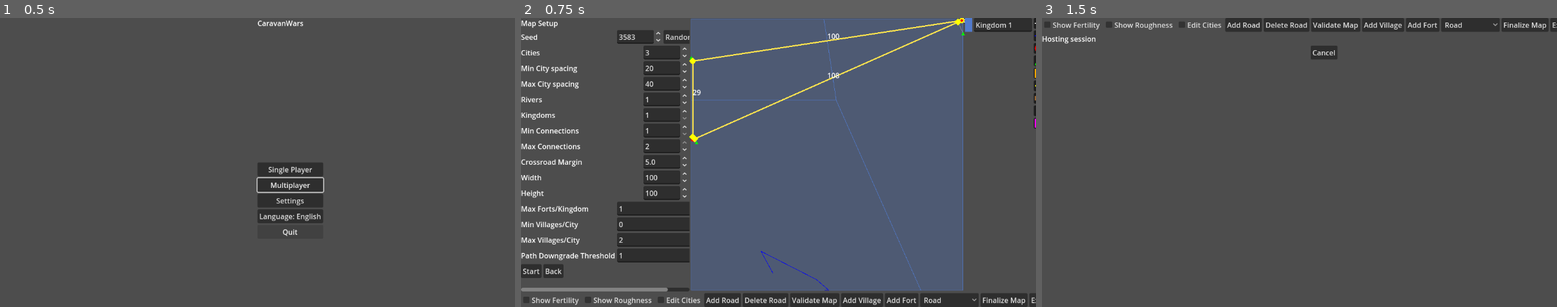
Above: before the commit, frames 1-3 (left to right).
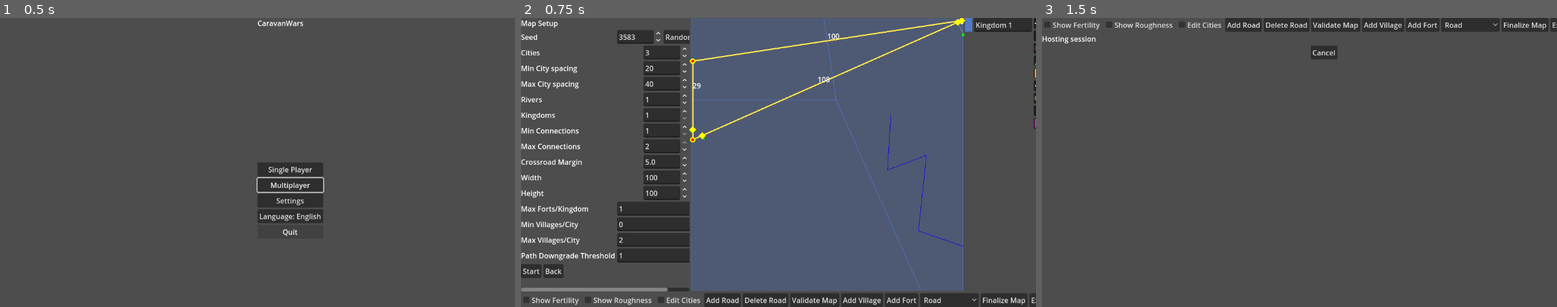
Above: after the commit, the same moments.

Repository: sepa79/CaravanWars
Game: Godot game, scene res://scenes/Main.tscn
The game is run twice, just before and just after one commit, with the same random seed, the same clock (stepped at 60 frames per second) and the same inputs.
Inputs:
- Up to frame 1 (0.5 s): no input
- Up to frame 2 (0.75 s): click "Single Player" at 0.5 s
- Up to frame 3 (1.5 s): click "Start" at 1.25 s

Frame 1 is identical in both runs. In frame 2, 0.4% of the frame differs, in the area x 32-87%, y 0-95%; in frame 3, nothing differs.

Commit message:
Deterministic capital shuffle

Diff:
--- a/game/mapgen/CityPlacer.gd
+++ b/game/mapgen/CityPlacer.gd
@@ -134,7 +134,12 @@
         var indices: Array[int] = []
         for i in range(cities.size()):
             indices.append(i)
-        indices.shuffle()
+        # Shuffle indices deterministically using the injected RNG
+        for i in range(indices.size() - 1, 0, -1):
+            var j: int = rng.randi_range(0, i)
+            var tmp: int = indices[i]
+            indices[i] = indices[j]
+            indices[j] = tmp
         for i in range(cap_count):
             result["capitals"].append(indices[i])
     return result
Not shown, changed: CHANGELOG.md
